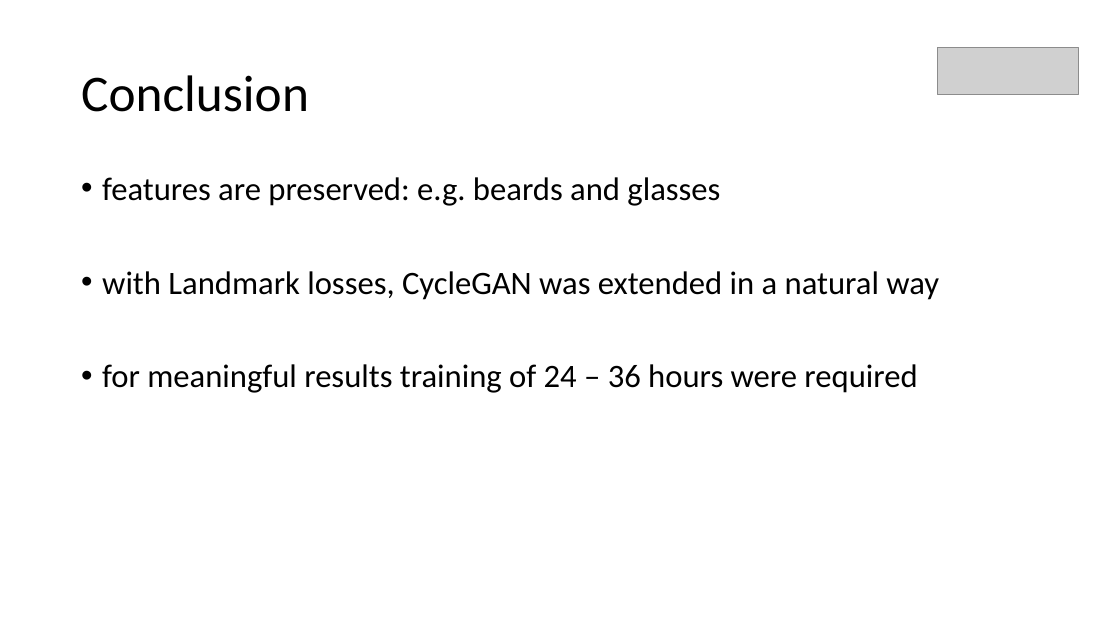
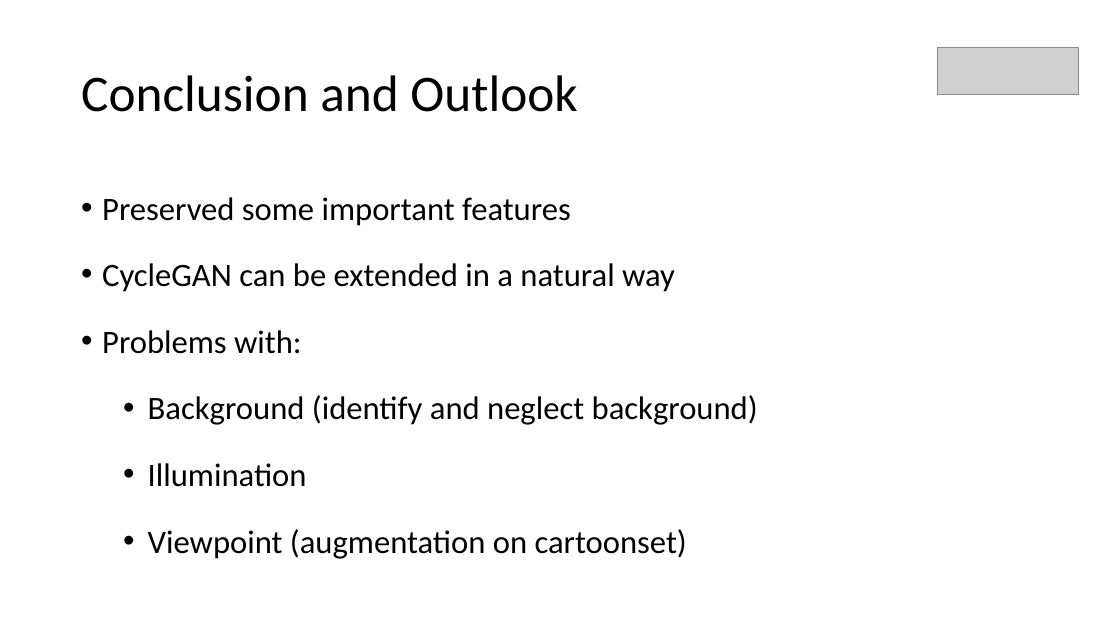
Before and after one commit to fs2019-atml/face-to-cartoon, a slide deck: slide 12 of Presentation_FaceToCartoon.pptx (slide 8 before the commit). Drawn at 1120x630 pixels with LibreOffice and Linux fonts; fonts in the diff are those of the drawing; grey boxes stand for pictures. Boxes give left, top, right and bottom in pixels: in the first picture for what was removed or moved away, otherwise in the second. Text is boxed around its words. In the diff, an @@ line names an element or a change of style, - is before the commit and + after.

```diff
--- a/Presentation_FaceToCartoon.pptx
+++ b/Presentation_FaceToCartoon.pptx
@@ title at [81,75,577,112]: text changed @@
-Conclusion
+Conclusion and Outlook
@@ text at [102,197,758,559]: text changed @@
-• features are preserved: e.g. beards and glasses
-• with Landmark losses, CycleGAN was extended in a natural way
-• for meaningful results training of 24 – 36 hours were required
+• Preserved some important features
+• CycleGAN can be extended in a natural way
+• Problems with:
+  • Background (identify and neglect background)
+  • Illumination
+  • Viewpoint (augmentation on cartoonset)
```
Also in this commit, not shown: 2 other slides changed, 6 slides added, 3 slides removed, 1 other file.
